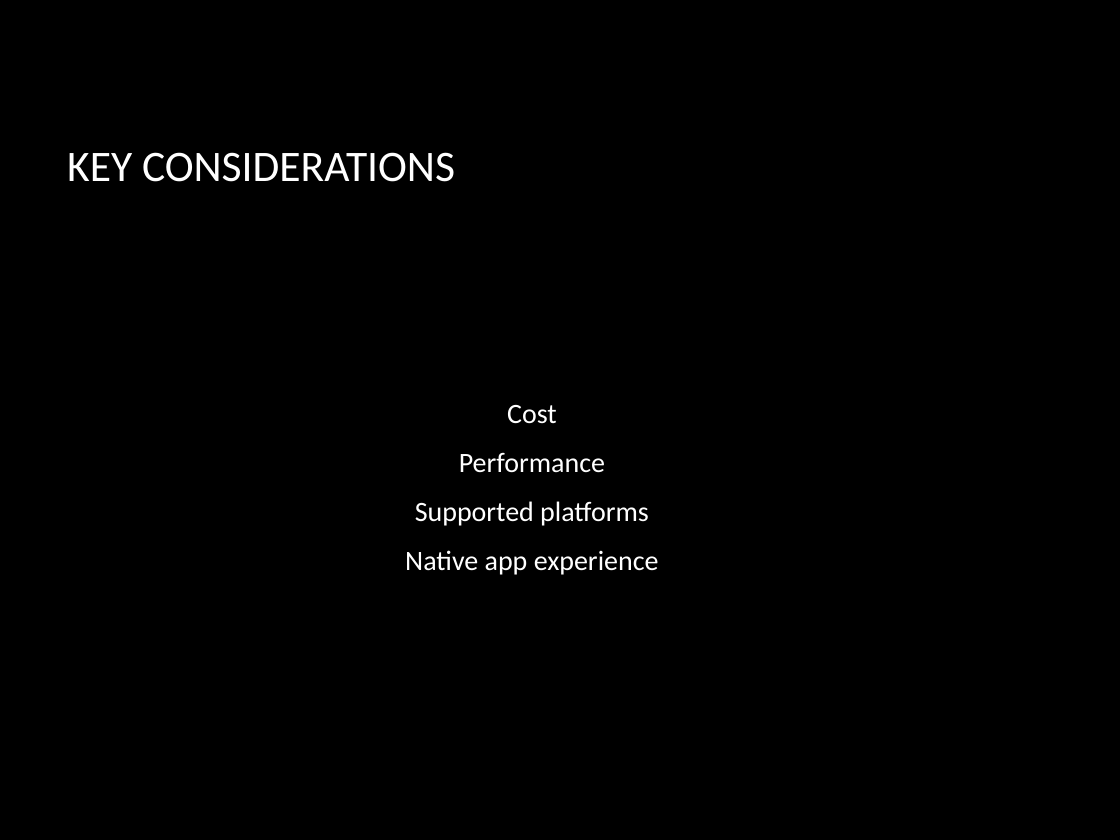
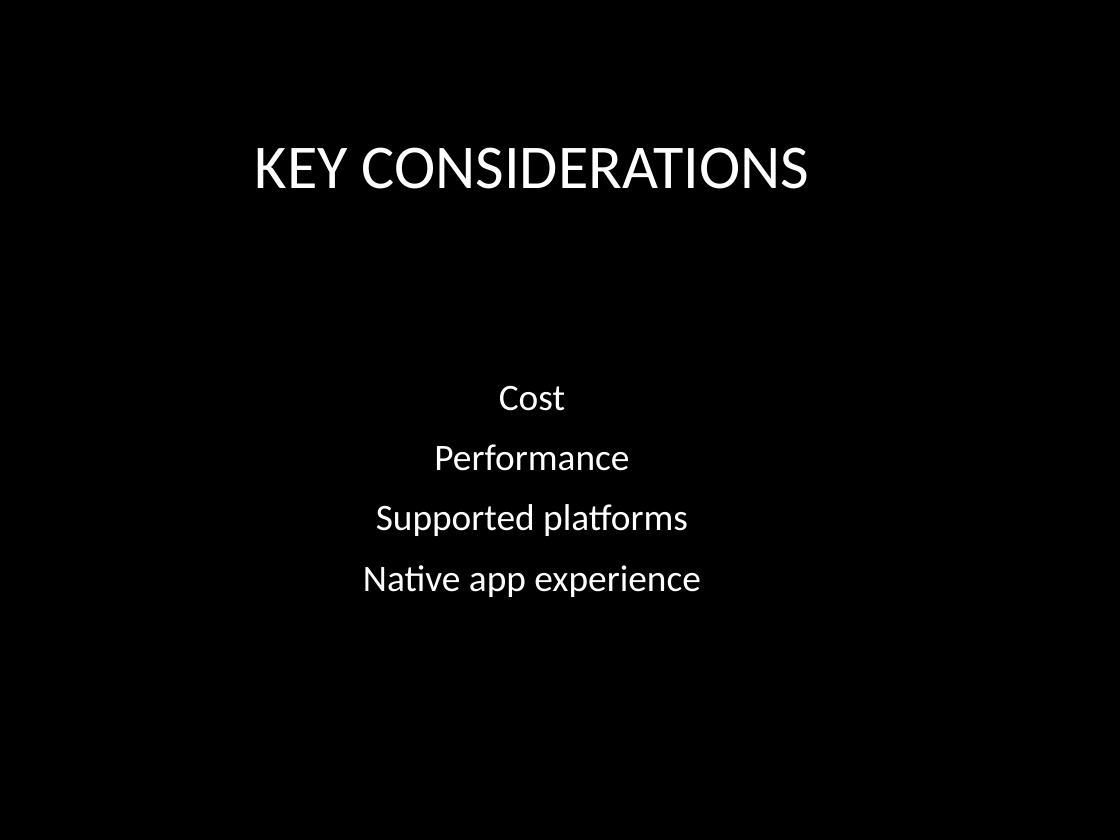
Before and after one commit to jerrelblankenship/Presentations, a slide deck: slide 9 of Xamarin/DaytonDevelopersGroup2013/Xamarin.pptx (slide 13 before the commit). Drawn at 1120x840 pixels with LibreOffice and Linux fonts; fonts in the diff are those of the drawing; background and template pictures are left out. Boxes give left, top, right and bottom in pixels: in the first picture for what was removed or moved away, otherwise in the second. Text is boxed around its words. In the diff, an @@ line names an element or a change of style, - is before the commit and + after.

```diff
--- a/Xamarin/DaytonDevelopersGroup2013/Xamarin.pptx
+++ b/Xamarin/DaytonDevelopersGroup2013/Xamarin.pptx
@@ title "KEY CONSIDERATIONS" at (255,147,809,189): size 28 to 40 pt; alignment left to centre @@
@@ text "Cost" at (363,385,700,597): size 18 to 24 pt @@
```
Also in this commit, not shown: 6 other slides changed, 1 slide added, 6 slides removed.
